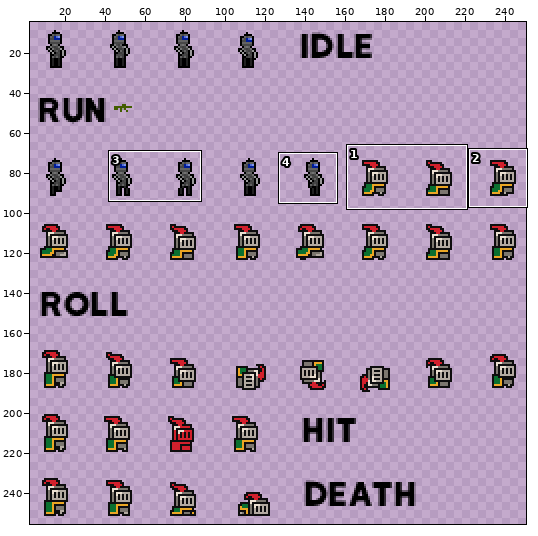
Two versions of one sprite sheet, sprites/player model.png. The picture above shows the old version from afar; the outline marks the close-up.
Close-up. As it was:
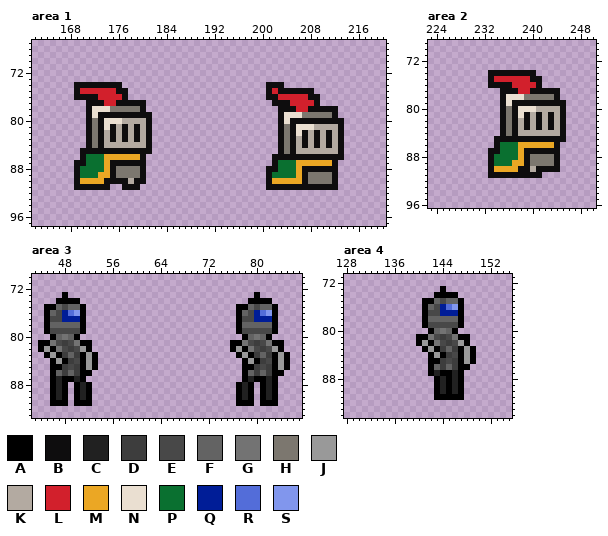
The file is 256x256 pixels. Pixels under 10% opacity are left out. Colours within 5 levels of each other are drawn and written as one. Shown: area 1: x 162..220, y 67..97; area 2: x 223..250, y 69..96; area 3: x 43..87, y 70..93; area 4: x 128..155, y 71..94. The wide view leaves out empty margins.
Palette (. is transparent): A #000000  B #0e0d0e  C #212121  D #3d3d3d  E #484848  F #636363  G #737373  H #7c776f  J #999999  K #b3aaa1  L #d2202c  M #eba724  N #eadfd1  P #0a7030  Q #001d97  R #536dd9  S #8196ed
Pixels before, area 1, first column x 169:
74 BBBBBBBB........................BBB..........
75 BLLLLLLBB.......................BLBBBBBB.....
76 BBBBLLLLB.......................BBLLLLLBB....
77 ..BBBLLBBBBB.....................BBBLLLLB....
78 ..BNNNHHHHHB......................BBBLLBBBBB.
79 ..BNBBBBBBBBB.....................BNNNHHHHHB.
80 ..BHBNNNKKKKB.....................BNBBBBBBBBB
81 ..BHBNBKBKBKB.....................BHBNNNKKKKB
82 ..BHBKBKBKBKB.....................BHBNBKBKBKB
83 ..BHBKBKBKBKB.....................BHBKBKBKBKB
84 ..BHBKKKKKKKB.....................BHBKBKBKBKB
85 .BBBBBBBBBBBB.....................BHBKKKKKKKB
86 .BPPPMMMMMMB.....................BBBBBBBBBBBB
87 BBPPPMBBBBBB.....................BPPPMMMMMMB.
88 BPPPPMBHHHHB....................BBPPPMBBBBBB.
89 BPPPMMBHHHHB....................BPPPPMBHHHHB.
90 BMMMMBBBBKBB....................BMMMMMBHHHHB.
91 BBBBBB..BBB.....................BBBBBBBBBBBB.
Pixels before, area 2, first column x 233:
74 BBBBBBBB.....
75 BLLLLLLBB....
76 BBBBLLLLB....
77 ..BBBLLBBBBB.
78 ..BNNNHHHHHB.
79 ..BNBBBBBBBBB
80 ..BHBNNNKKKKB
81 ..BHBNBKBKBKB
82 ..BHBKBKBKBKB
83 ..BHBKBKBKBKB
84 ..BHBKKKKKKKB
85 .BBBBBBBBBBBB
86 .BPPPMMMMMMB.
87 BBPPPMBBBBBB.
88 BPPPPMBHHHHB.
89 BPPPMMBHHHHB.
90 BMMMMBBKBBBB.
91 BBBBBBBBB....
Pixels before, area 3, first column x 44:
73 ....A...............................A.....
74 ...AAAA............................AAAA...
75 .AAFEFFA.........................AAFEFFA..
76 .AFEQRSA.........................AFEQRSA..
77 .AEEQQQA.........................AEEQQQA..
78 .AFFFFFA.........................AFFFFFA..
79 .AEEEEEA.........................AEEEEEA..
80 ..AFGFA...........................AFGFA...
81 AAGEDEGAA.......................AAGEDEGAA.
82 AJAGEDEJA.......................AJAGEDEJA.
83 .AJADFDAJA.......................AJADFDAJA
84 ..AJADEAJA........................AJADEAJA
85 ..AADEDAJA........................AADEDAJA
86 ..AFDFDAA.........................AFDFDAA.
87 ..ACAACA..........................ACAACA..
88 ..ACA.ACA........................ACA.ACA..
89 ..ACA.ACA........................ACA.ACA..
90 ..ACA.ACA........................ACA.ACA..
91 ..AAA.AAA........................AAA.AAA..
Pixels before, area 4, first column x 140:
73 ....A.....
74 ...AAAA...
75 .AAFEFFA..
76 .AFEQRSA..
77 .AEEQQQA..
78 .AFFFFFA..
79 .AEEEEEA..
80 ..AFGFA...
81 AAGEDEGAA.
82 AJAGEDEJA.
83 .AJADFDAJA
84 ..AJADEAJA
85 ..AADEDAJA
86 ..AFDFDAA.
87 ..ACAACA..
88 ...ACACA..
89 ...ACACA..
90 ...ACACA..
91 ...AAAAA..
The same view after the edit:
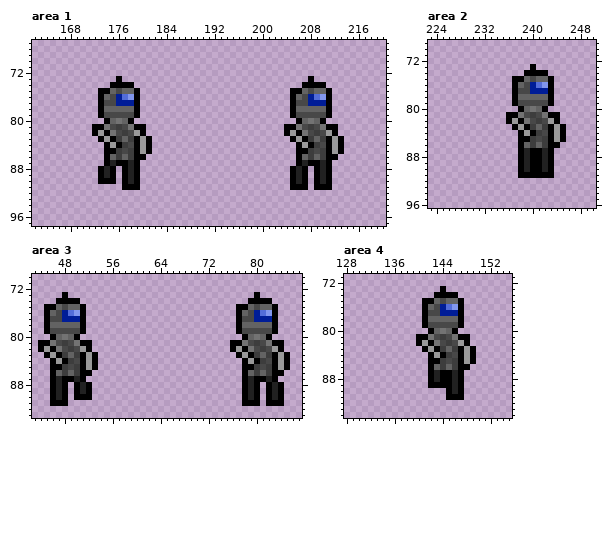
From old to new:
Changed rows in their new state; - is an unchanged pixel.
Area 1:
first column x 169:
73 -------A-------------------------------A-----
74 ......AAAA----------------------...---AAAA---
75 ....AAFEFFA---------------------....AAFEFFA--
76 ....AFEQRSA---------------------....AFEQRSA--
77 --..AEEQQQA.---------------------...AEEQQQA--
78 --..AFFFFFA.----------------------..AFFFFFA.-
79 --..AEEEEEA..---------------------..AEEEEEA.-
80 --...AFGFA...---------------------...AFGFA...
81 --.AAGEDEGAA.---------------------.AAGEDEGAA.
82 --.AJAGEDEJA.---------------------.AJAGEDEJA.
83 --..AJADFDAJA---------------------..AJADFDAJA
84 --...AJADEAJA---------------------...AJADEAJA
85 -....AADEDAJA---------------------...AADEDAJA
86 -....AFDFDAA---------------------....AFDFDAA.
87 .....ACAACA.---------------------....ACAACA.-
88 ....ACA.ACA.--------------------....ACA.ACA.-
89 ....ACA.ACA.--------------------....ACA.ACA.-
90 ....AAA.ACA.--------------------....ACA.ACA.-
91 ......--AAA---------------------....AAA.AAA.-
Area 2:
first column x 233:
73 -------A-----
74 ......AAAA---
75 ....AAFEFFA--
76 ....AFEQRSA--
77 --..AEEQQQA.-
78 --..AFFFFFA.-
79 --..AEEEEEA..
80 --...AFGFA...
81 --.AAGEDEGAA.
82 --.AJAGEDEJA.
83 --..AJADFDAJA
84 --...AJADEAJA
85 -....AADEDAJA
86 -....AFDFDAA-
87 .....ACAACA.-
88 .....ACAACA.-
89 .....ACAACA.-
90 .....ACAACA.-
91 .....AAAAAA--
Area 3:
first column x 50:
88 ---------------------------.ACA.ACA
89 ---------------------------.ACA.ACA
90 -A-------------------------.ACA.ACA
91 ...------------------------.--A.--A
Area 4:
first column x 142:
88 ACA
89 A-A
90 -..
91 -..
Boxes around the changes in both close-ups, in picture pixels (x1, y1, x2, y2):
changed: (74, 76, 152, 190)
changed: (266, 76, 344, 190)
changed: (488, 64, 566, 178)
changed: (236, 382, 284, 406)
changed: (74, 394, 92, 406)
changed: (428, 376, 446, 400)
